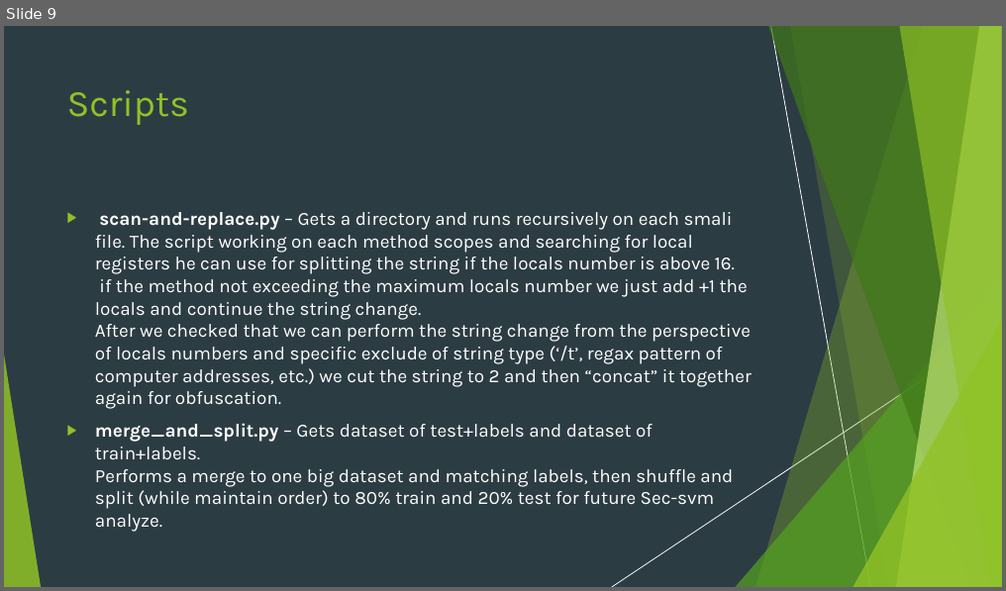
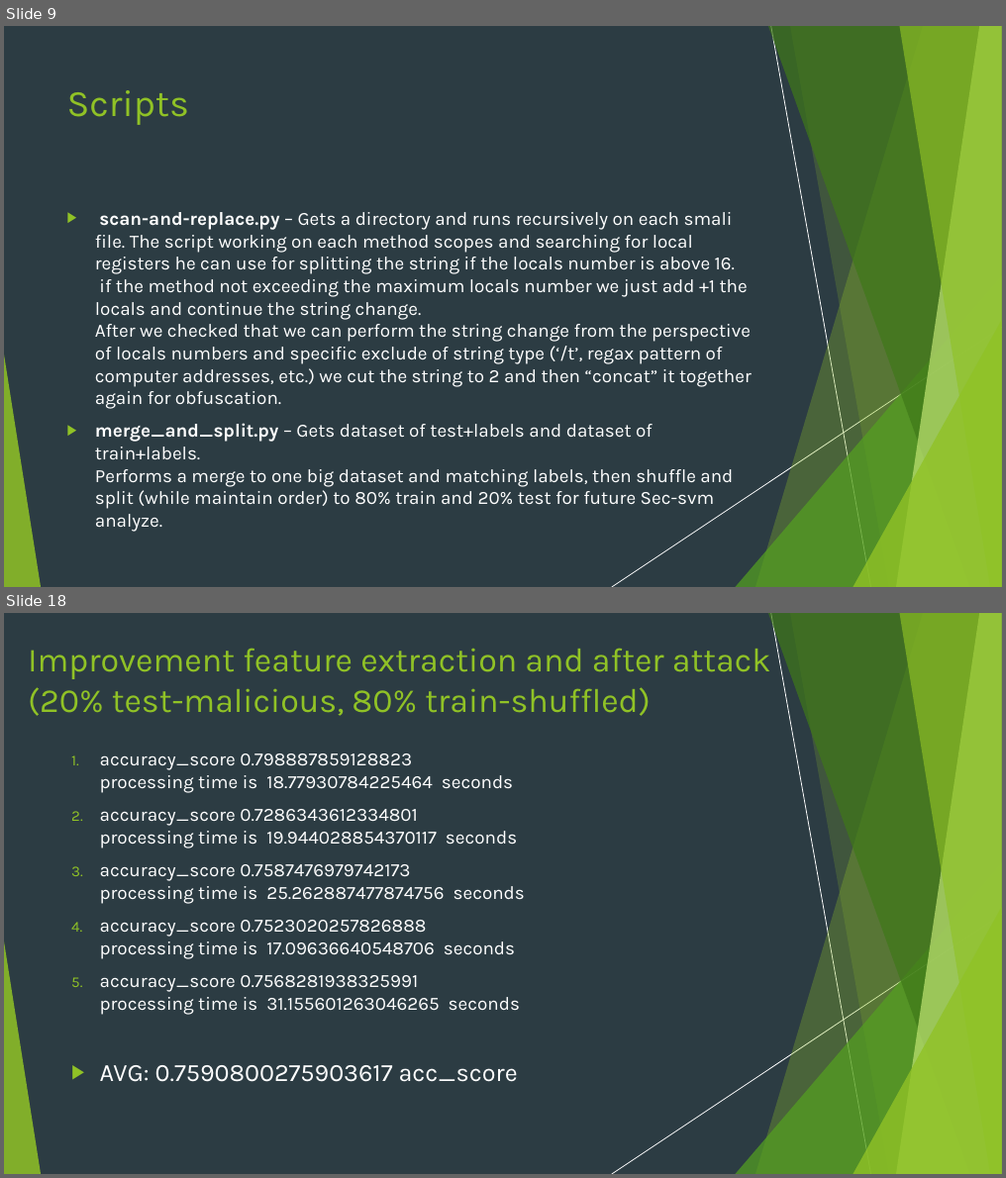
Before and after one commit to nivtal9/Sec-SVM-Final-Project, a slide deck: Sec-svm-demonstration.pptx. Shown one above the other, each under a label of ours: slide 9 before the commit, slides 9 and 18 after it; the slides between them are not shown. The pictures are 1006x591 and 1006x1178 pixels, drawn with LibreOffice and Linux fonts; fonts in the diff are those of the drawing. Boxes give left, top, right and bottom in pixels: in the first picture for what was removed or moved away, otherwise in the second. Text is boxed around its words. In the diff, an @@ line names an element or a change of style, - is before the commit and + after.

```diff
--- a/Sec-svm-demonstration.pptx
+++ b/Sec-svm-demonstration.pptx
@@ slide 18 added at (4, 613, 1002, 1174), background #2C3C43; not listed: 10 template elements that a slide beside it also shows @@
@@ rectangle added at (4, 613, 1002, 1174), fill #2C3C43 @@
@@ title added at (28, 648, 771, 716), 32.4 pt, text #90C226 @@
+Improvement feature extraction and after attack (20% test-malicious, 80% train-shuffled)
@@ text added at (100, 754, 525, 1082), 18 pt, text #FFFFFF @@
+1. accuracy_score 0.798887859128823
+   processing time is 18.77930784225464 seconds
+2. accuracy_score 0.7286343612334801
+   processing time is 19.944028854370117 seconds
+3. accuracy_score 0.7587476979742173
+   processing time is 25.262887477874756 seconds
+4. accuracy_score 0.7523020257826888
+   processing time is 17.09636640548706 seconds
+5. accuracy_score 0.7568281938325991
+   processing time is 31.155601263046265 seconds
+▶ AVG: 0.7590800275903617 acc_score
@@ group added at (4, 613, 1002, 1174): 5 freeform shapes, 3 triangles, 2 lines @@
```
Also in this commit, not shown: 3 slides changed, 8 other slides added, 3 other files.
